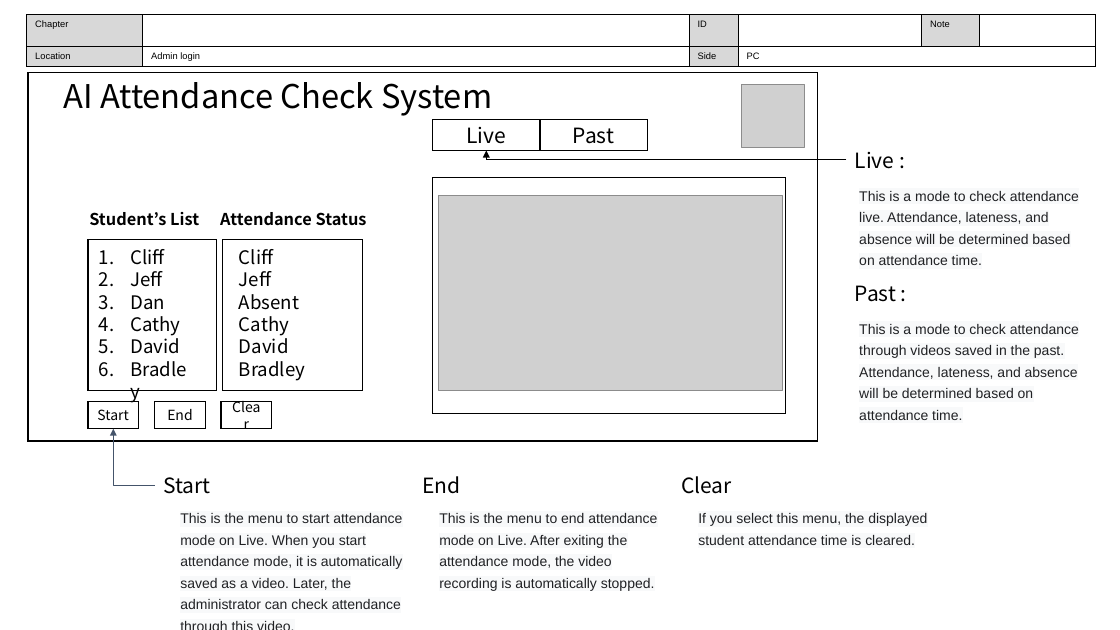
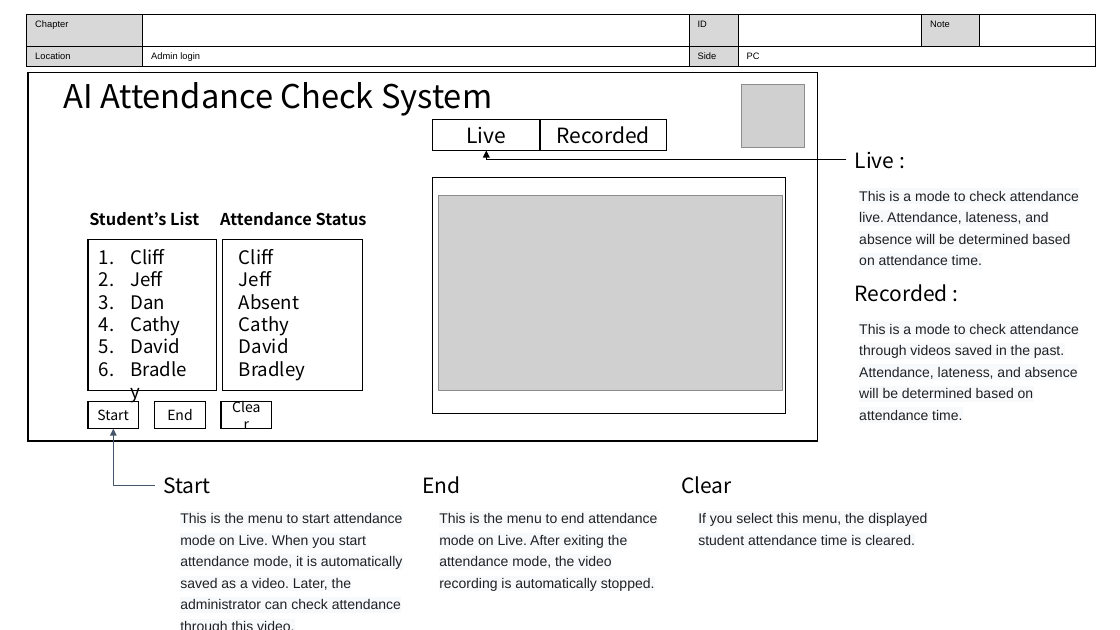
Before and after one commit to SWSS2021Team3/ProjectDocuments, a slide deck: slide 4 of AACS_UX.pptx. Drawn at 1120x630 pixels with LibreOffice and Linux fonts; fonts in the diff are those of the drawing; grey boxes stand for pictures. Boxes give left, top, right and bottom in pixels: in the first picture for what was removed or moved away, otherwise in the second. Text is boxed around its words. In the diff, an @@ line names an element or a change of style, - is before the commit and + after.

```diff
--- a/AACS_UX.pptx
+++ b/AACS_UX.pptx
@@ rectangle "Recorded": place and size @@
-rectangle "Recorded" at [540,120,648,151]
+rectangle "Recorded" at [540,120,666,151]
@@ text in rectangle at [557,126,650,144]: text changed @@
-Past
+Recorded
@@ text at [855,284,948,302]: text changed @@
-Past :
+Recorded :
```
Also in this commit, not shown: 1 slide removed, 12 other files.
